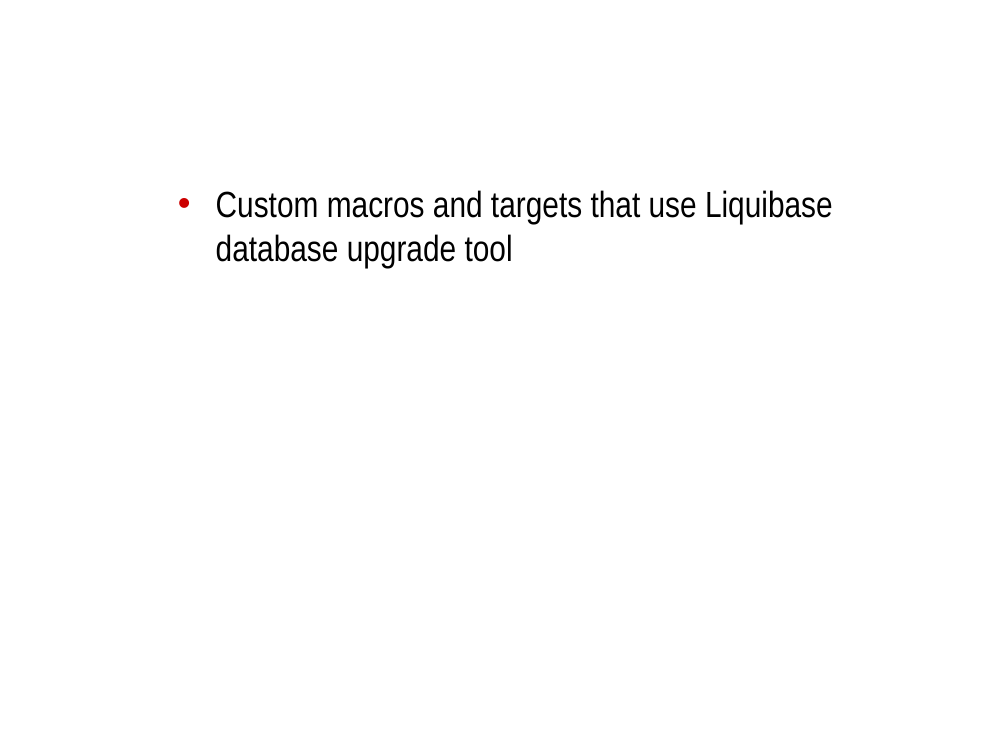
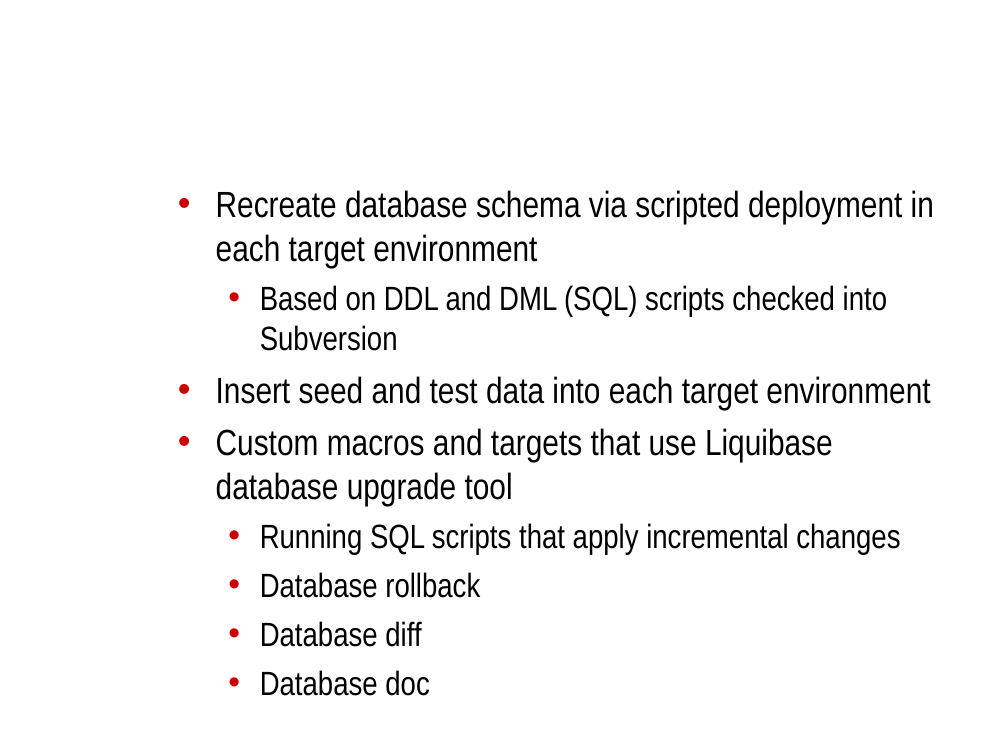
Before and after one commit to NCIP/automation, a slide deck: slide 5 of docs/roadmap/bda-demo.ppt (slide 8 before the commit). Drawn at 1008x756 pixels with LibreOffice and Linux fonts; fonts in the diff are those of the drawing; background and template pictures are left out. Boxes give left, top, right and bottom in pixels: in the first picture for what was removed or moved away, otherwise in the second. Text is boxed around its words. In the diff, an @@ line names an element or a change of style, - is before the commit and + after.

```diff
--- a/docs/roadmap/bda-demo.ppt
+++ b/docs/roadmap/bda-demo.ppt
@@ text at (x1=216, y1=190, x2=934, y2=410): paragraphs added @@
+• Recreate database schema via scripted deployment in each target environment
+  • Based on DDL and DML (SQL) scripts checked into Subversion
+• Insert seed and test data into each target environment
@@ text at (x1=260, y1=523, x2=900, y2=696): paragraphs added @@
+  • Running SQL scripts that apply incremental changes
+  • Database rollback
+  • Database diff
+  • Database doc
```
Also in this commit, not shown: 7 other slides changed, 1 slide added, 2 slides removed, 1 other file.
